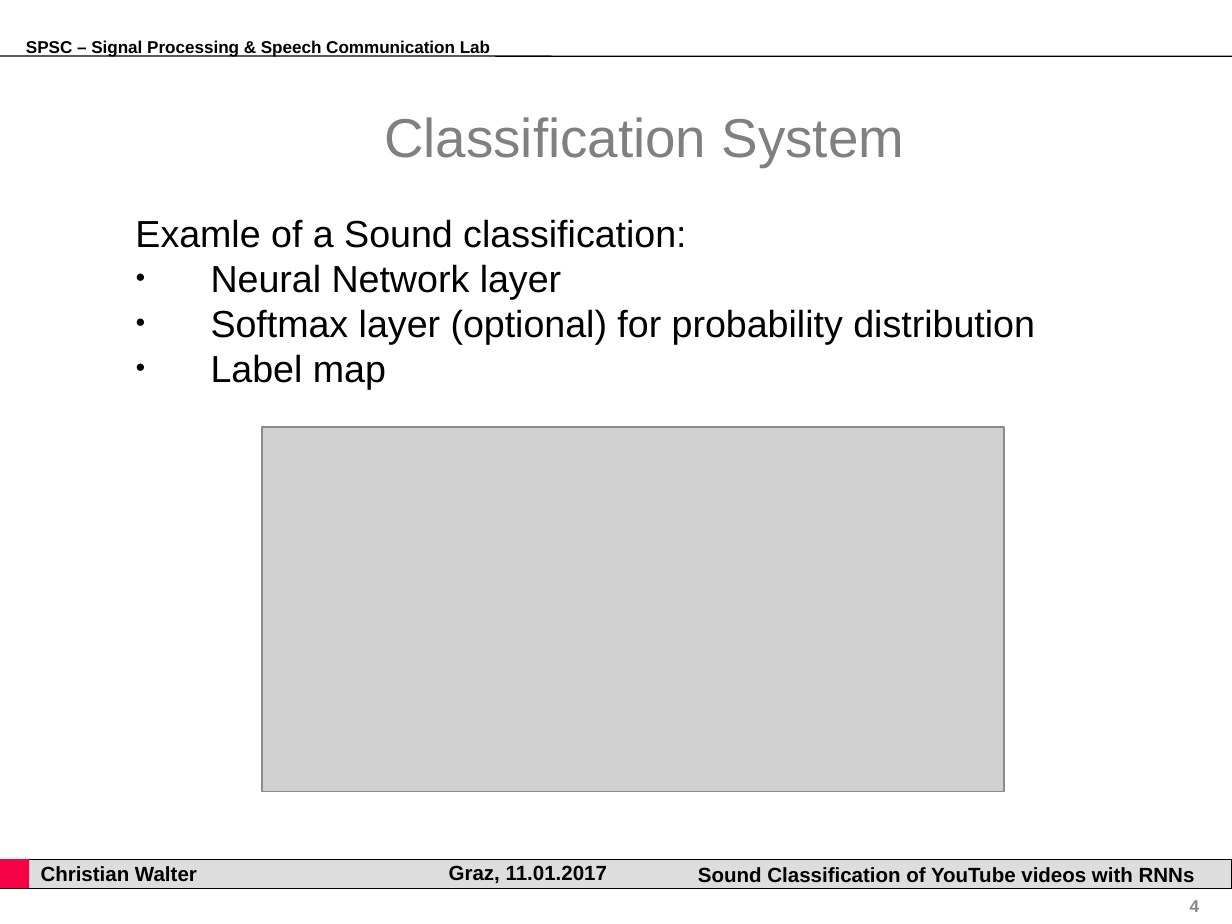
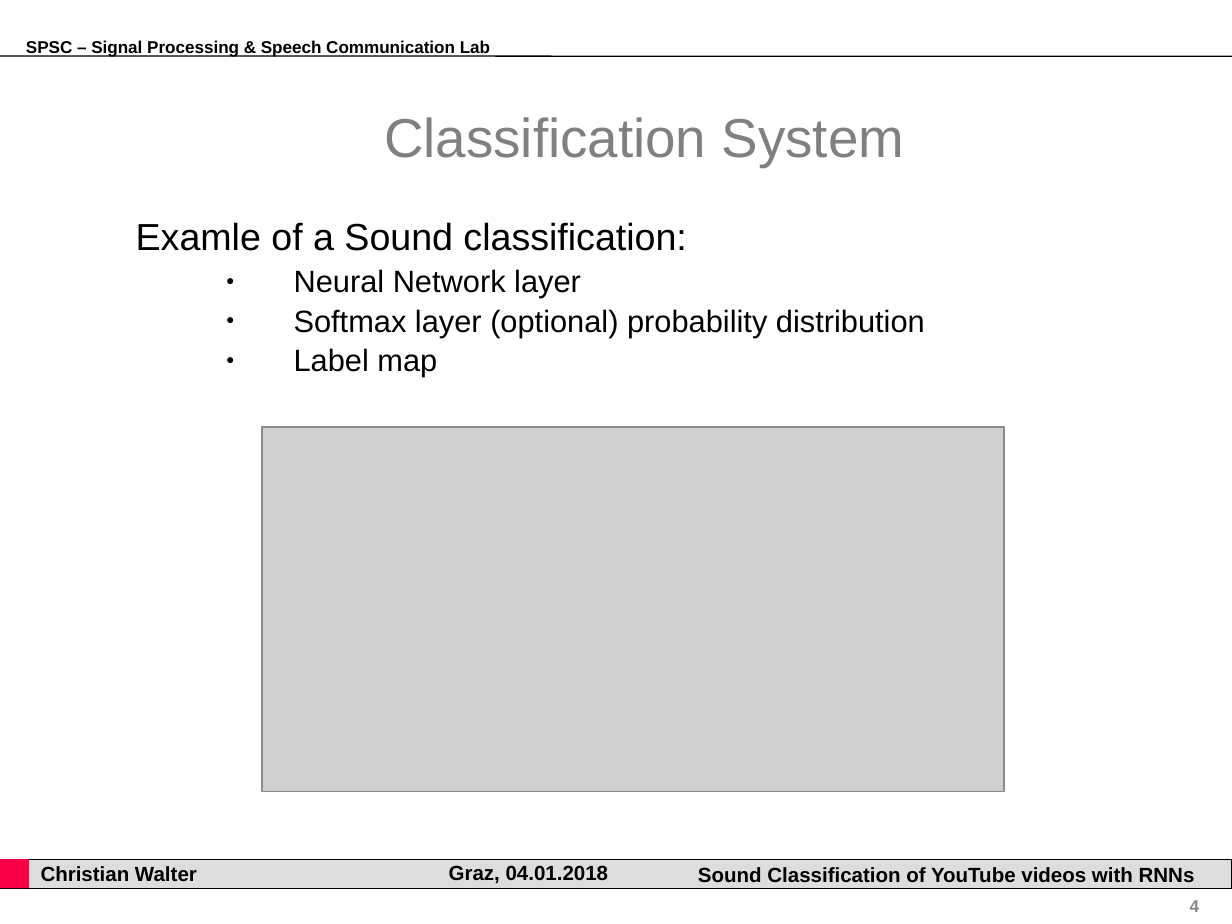
Before and after one commit to gartenschlaefer/present, a slide deck: slide 4 of bachelor_thesis/bachelor_thesis.ppt. Drawn at 1232x924 pixels with LibreOffice and Linux fonts; fonts in the diff are those of the drawing; grey boxes stand for pictures; background and template pictures are left out. Boxes give left, top, right and bottom in pixels: in the first picture for what was removed or moved away, otherwise in the second. Text is boxed around its words. In the diff, an @@ line names an element or a change of style, - is before the commit and + after.

```diff
--- a/bachelor_thesis/bachelor_thesis.ppt
+++ b/bachelor_thesis/bachelor_thesis.ppt
@@ text at box(136, 222, 686, 377): size 22 to 18 pt in "Neural Network layer", "Label map"; line spacing 0.77 to 0.87; list level 1 to 2 in "Neural Network layer"; list level 1 to 2 in "Label map" @@
@@ text at box(294, 309, 925, 337): text changed; size 22 to 18 pt @@
-● Softmax layer (optional) for probability distribution
+  ● Softmax layer (optional) probability distribution
@@ text at box(449, 865, 609, 883): text changed @@
-Graz, 11.01.2017
+Graz, 04.01.2018
```
Also in this commit, not shown: 21 other slides changed, 4 slides added, 3 slides removed, 10 other files.
